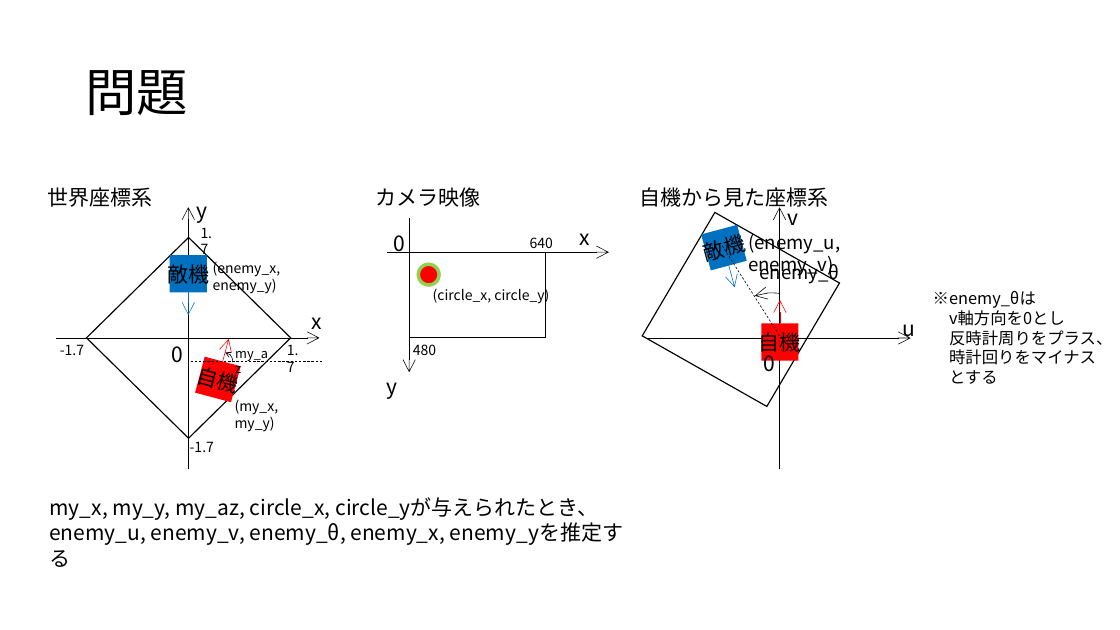
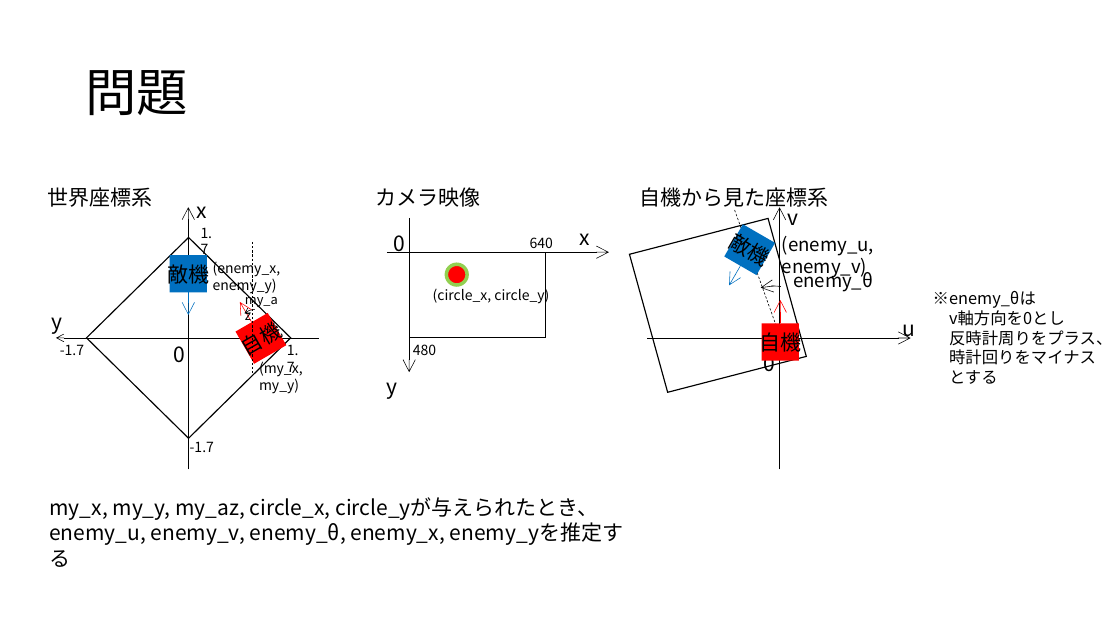
Before and after one commit to Yoshihama0901/burger_war_19sm, a slide deck: slide 1 of circle/circle.pptx. Drawn at 1120x630 pixels with LibreOffice and Linux fonts; fonts in the diff are those of the drawing. Boxes give left, top, right and bottom in pixels: in the first picture for what was removed or moved away, otherwise in the second. Text is boxed around its words. In the diff, an @@ line names an element or a change of style, - is before the commit and + after.

```diff
--- a/circle/circle.pptx
+++ b/circle/circle.pptx
@@ diamond at (x1=579, y1=167, x2=857, y2=443): rotation 345 to 30 degrees @@
@@ text at (x1=197, y1=206, x2=207, y2=218): text changed @@
-y
+x
@@ rectangle "敵機" at (x1=724, y1=224, x2=775, y2=275): rotation 345 to 30 degrees @@
@@ line moved from (723, 246) - (781, 338) to (735, 210) - (781, 338) @@
@@ text "(enemy_u, enemy_v)" rewrapped from (x1=748, y1=229, x2=840, y2=277) to (x1=782, y1=236, x2=874, y2=279) @@
@@ line moved from (191, 361) - (322, 361) to (253, 242) - (253, 373) @@
@@ ellipse moved from (x1=418, y1=265, x2=439, y2=286) to (x1=446, y1=265, x2=467, y2=286) @@
@@ arrow moved from (728, 265) - (735, 287) to (741, 266) - (729, 286) @@
@@ text "enemy_θ" moved from (x1=760, y1=260, x2=840, y2=285) to (x1=793, y1=268, x2=873, y2=292) @@
@@ arc (boxed as its full ellipse) resized from (x1=723, y1=293, x2=823, y2=386) to (x1=723, y1=287, x2=823, y2=388) @@
@@ arc (boxed as its full ellipse) at (x1=723, y1=287, x2=823, y2=388): proportions changed @@
@@ text added at (x1=52, y1=317, x2=63, y2=334), 18 pt, text #000000 @@
+y
@@ rectangle "自機" at (x1=235, y1=313, x2=286, y2=364): rotation 15 to 330 degrees @@
@@ arc (boxed as its full ellipse) at (x1=240, y1=309, x2=269, y2=339): proportions changed @@
@@ arrow moved from (223, 361) - (229, 339) to (252, 323) - (240, 302) @@
@@ arc (boxed as its full ellipse) resized from (x1=218, y1=353, x2=233, y2=373) to (x1=240, y1=309, x2=269, y2=339) @@
@@ text removed at (x1=311, y1=317, x2=321, y2=334) @@
-x
@@ arrow (56, 338) - (319, 338): arrowheads changed @@
@@ text "(my_x, my_y)" moved from (x1=235, y1=400, x2=279, y2=432) to (x1=259, y1=359, x2=303, y2=394) @@
```
Also in this commit, not shown: 1 other slide changed, 9 other files.
